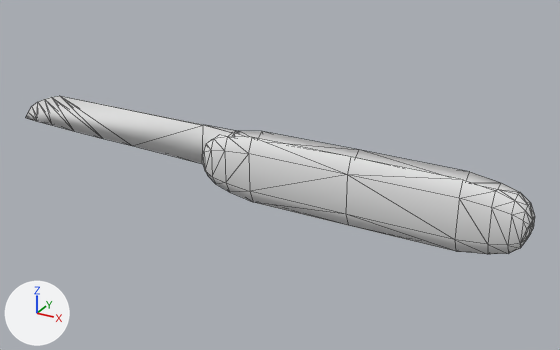
The OBJ model WorkingDir/Media/Models/Pocketknife_v02.obj as it was, and as the next commit left it.
Camera for both pictures: a 50 mm lens placed at (22.4, -50.0, 23.6), pointed at (-4.7, -0.9, -0.9). The axes (+X, +Y, +Z) are drawn at lower left. The lights are the same throughout. Mesh edges are drawn as thin lines. Where no turn or scale is listed for an object, it has been applied to the vertices.

Names of what the first picture shows: 'Pocketknife_v02'.
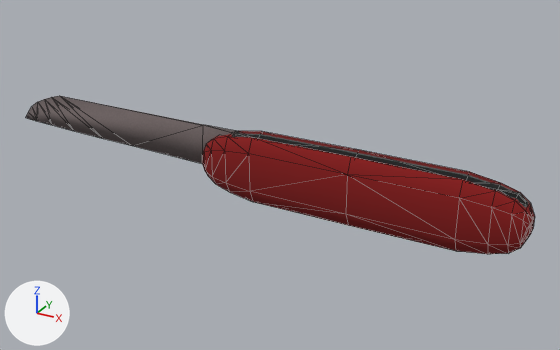
The newer file is also rescaled (x0.0915), turned or shifted as a whole; pictures and numbers use the older file's frame.

Changed parts and their boxes (x1, y1, x2, y2) in the pictures (560 x 350 px):
```json
{"part": 1, "of": "me_pocketknife_v02", "change": "recoloured", "before": [202, 131, 535, 254], "after": [202, 131, 535, 254], "on screen": "grey to red"}
{"part": 2, "of": "me_pocketknife_v02", "change": "recoloured", "before": [26, 96, 239, 163], "after": [26, 96, 239, 163], "on screen": "white to grey"}
```

Edits to the scene script, one JSON object a line:
```json
{"op": "add", "block": "img_pocketknife_d_png", "code": ["img_pocketknife_d_png = load_image('pocketknife_d.png', 'pocketknife_d.png', 512, 512, 'sRGB')"]}
{"op": "add", "block": "mat_lambert15sg", "code": ["mat_lambert15sg = principled_material('lambert15SG')", "mat_lambert15sg.texture = img_pocketknife_d_png", "mat_lambert15sg.roughness = 1.0"]}
{"block": "me_pocketknife_v02", "where": "me_pocketknife_v02.from_pydata(...)  # 135 vertices, 262 faces; spans x -30.5..15.0, y -3.5..-0.9, z -3.0..2.7"}
{"block": "me_pocketknife_v02", "where": "# used by ob_pocketknife_v02; location = (0.0, 0.0, 0.0)"}
{"block": "me_pocketknife_v02", "change": "me_pocketknife_v02 part 1: all 218 faces that had it switch from mat_lambert2sg (white #e7e7e7) to mat_lambert15sg (picture img_pocketknife_d_png)"}
{"block": "me_pocketknife_v02", "change": "me_pocketknife_v02 part 2: all 44 faces that had it switch from mat_blinn1sg (white #e7e7e7) to mat_lambert15sg (picture img_pocketknife_d_png)"}
```
